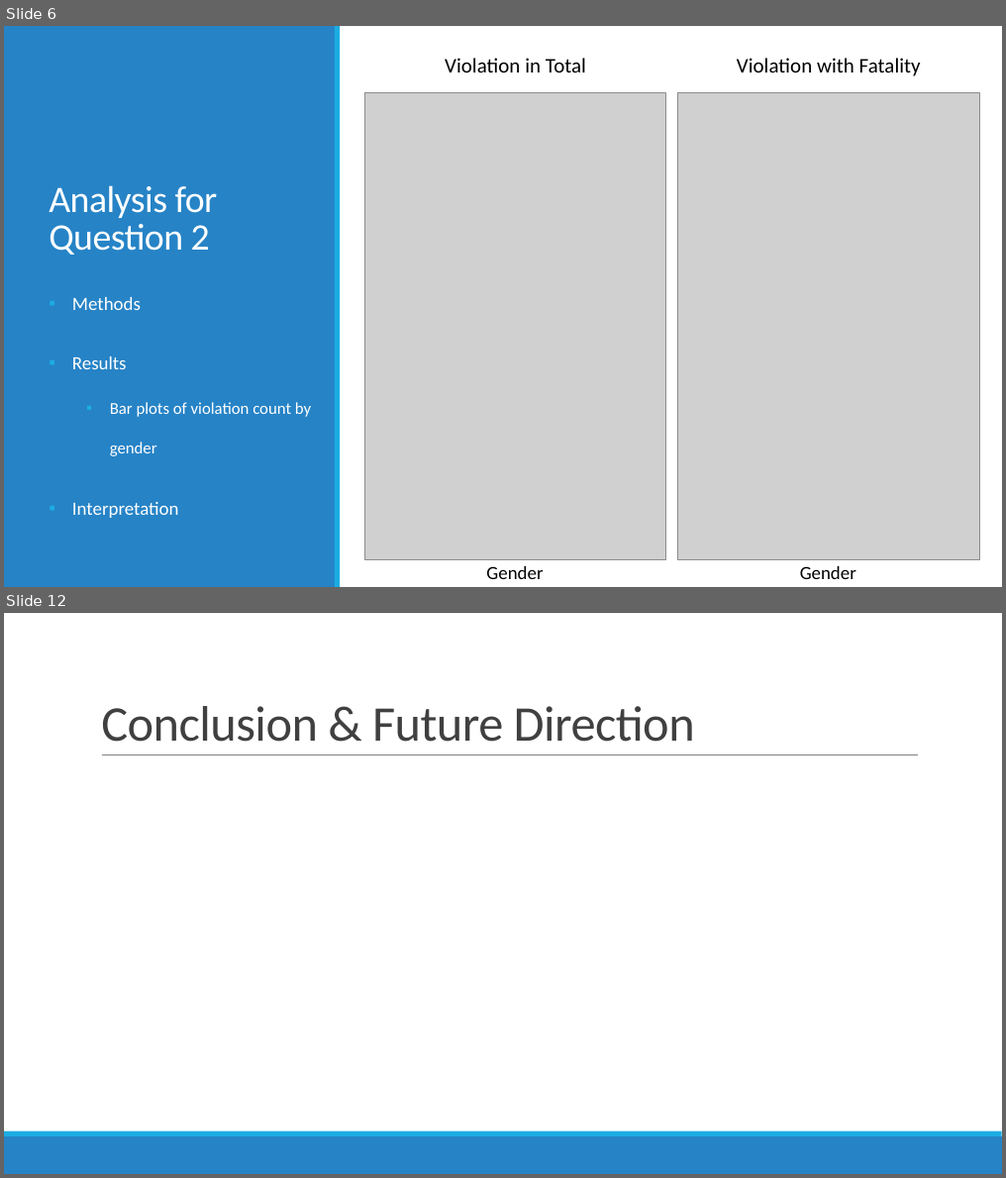
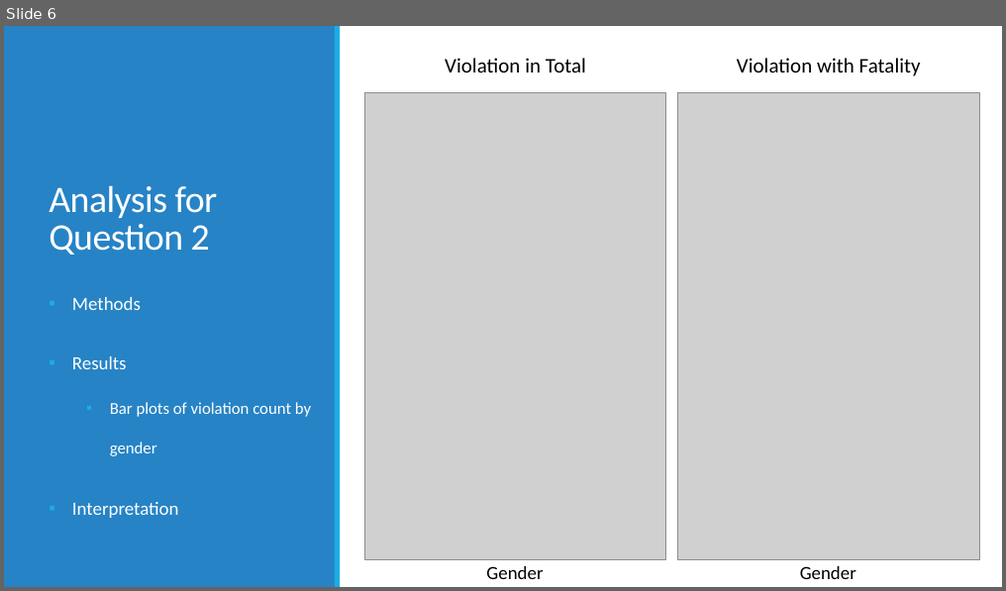
Before and after one commit to koallen/Outliers, a slide deck: Final Presentation/finalPresentation.pptx. Shown one above the other, each under a label of ours: slides 6 and 12 before the commit, slide 6 after it; the slides between them are not shown. The pictures are 1006x1178 and 1006x591 pixels, drawn with LibreOffice and Linux fonts; fonts in the diff are those of the drawing; grey boxes stand for pictures. Boxes give left, top, right and bottom in pixels: in the first picture for what was removed or moved away, otherwise in the second. Text is boxed around its words. In the diff, an @@ line names an element or a change of style, - is before the commit and + after.

```diff
--- a/Final Presentation/finalPresentation.pptx
+++ b/Final Presentation/finalPresentation.pptx
@@ slide 12 removed at <box>4,613,1002,1174</box>, background #FFFFFF @@
@@ title removed at <box>101,706,695,742</box> @@
-Conclusion & Future Direction
@@ line removed from (102, 756) to (918, 756) @@
@@ rectangle removed at <box>4,1137,1002,1174</box> @@
@@ rectangle removed at <box>4,1132,1002,1137</box> @@
```
Also in this commit, not shown: 5 slides changed, 4 slides added, 1 other slide removed.
